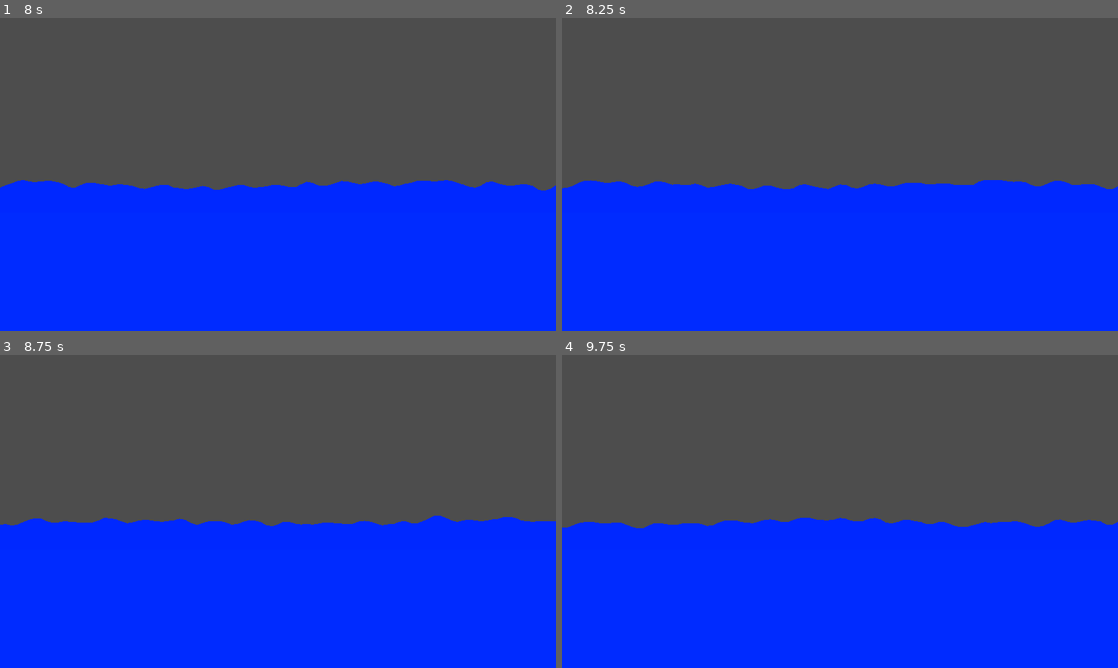
Above: before the commit, frames 1-4 (two rows, left to right).
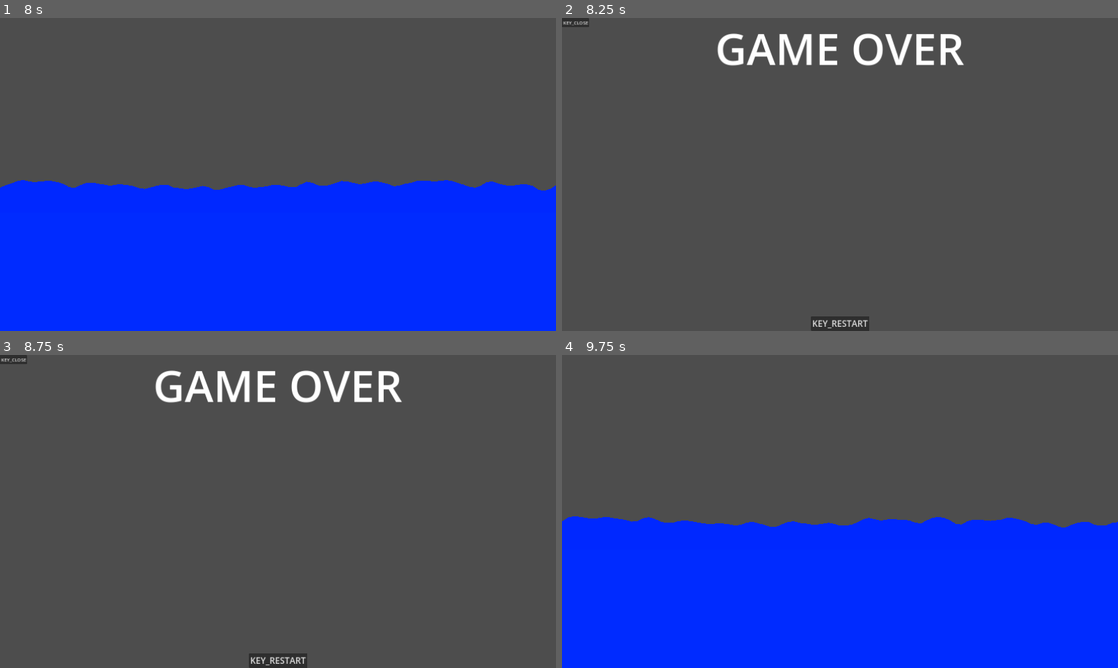
Above: after the commit, the same moments.

Repository: MarianPoirot/Skull-BonesImproved
Game: Godot game, scene res://Scenes/UI/Opening.tscn
Same seed, same stepped clock (60 frames per second), same inputs: the game is played once before the commit and once after it.
Inputs (mouse positions are in pixels of both pictures, inside the frame that each line leads up to):
- Up to frame 1 (8 s): click "Start" at 0.5 s; hold Left (SteerRight) 1.28-2.03 s; hold Down (Sink, bound only after the commit) 1.28-2.03 s; hold Right (SteerLeft) 2.03-2.78 s; tap Space (start) at 2.1, 6.6 s; tap Down (Sink, bound only after the commit) at 2.3, 3.6, 4.55, 5.1, 6.8 s; hold Down (Sink, bound only after the commit) 2.78-3.53 s; hold Left (SteerRight) 2.78-4.28 s; hold Space (start) 4.28-5.03 s; hold Right (SteerLeft) 4.28-6.53 s; hold Down (Sink, bound only after the commit) 5.78-6.53 s; hold Left (SteerRight) from 6.53 s (still down); hold Down (Sink, bound only after the commit) from 7.28 s (still down)
- Up to frame 2 (8.25 s): keep holding Left (SteerRight); release Down (Sink, bound only after the commit) at 8.03 s; tap Down (Sink, bound only after the commit) at 8.1 s
- Up to frame 3 (8.75 s): keep holding Left (SteerRight)
- Up to frame 4 (9.75 s): release Left (SteerRight) at 8.75 s; click (840, 661) at 8.75 s, where only the run after the commit has a clickable "KEY_RESTART"; hold Right (SteerLeft) from 9.53 s (still down); hold Space (start) from 9.53 s (still down)

Frame 1 is identical in both runs. In frame 2, 49% of the frame differs, in the area x 0-100%, y 0-100%; in frame 3, 49%; in frame 4, 1.1%.

Commit message:
Added water level system linked to the game over

Diff:
--- a/Scenes/Ship/Ship.gd
+++ b/Scenes/Ship/Ship.gd
@@ -1,5 +1,9 @@
 extends RigidBody2D
 
+var boatSpeed = 100
+var rotationSpeed = 10
+var maxWaterLevel = 200
+var currentWaterLevel = 0
 
 # Called when the node enters the scene tree for the first time.
 func _ready():
@@ -9,6 +13,17 @@
 # Called every frame. 'delta' is the elapsed time since the previous frame.
 func _process(delta):
 	if Input.is_action_pressed("SteerLeft"):
-		angular_velocity += delta * 10
+		angular_velocity += delta * rotationSpeed
 	if Input.is_action_pressed("SteerRight"):
-		angular_velocity -= delta * 10
+		angular_velocity -= delta * rotationSpeed
+	if Input.is_action_pressed("Sink"):
+		AddWater(1)
+
+func AddWater(amount):
+	currentWaterLevel += amount
+	if(currentWaterLevel >= maxWaterLevel):
+		_OnLose()
+
+func _OnLose():
+	if get_tree().change_scene_to_file("res://Scenes/UI/Ending.tscn") != OK:
+		print ("Error passing from Opening scene to main scene")
--- a/project.godot
+++ b/project.godot
@@ -45,3 +45,8 @@
 "events": [Object(InputEventKey,"resource_local_to_scene":false,"resource_name":"","device":-1,"window_id":0,"alt_press …(182 unchanged characters)…
 ]
 }
+Sink={
+"deadzone": 0.5,
+"events": [Object(InputEventKey,"resource_local_to_scene":false,"resource_name":"","device":-1,"window_id":0,"alt_pressed":false,"shift_pressed":false,"ctrl_pressed":false,"meta_pressed":false,"pressed":false,"keycode":0,"physical_keycode":4194322,"key_label":0,"unicode":0,"echo":false,"script":null)
+]
+}
